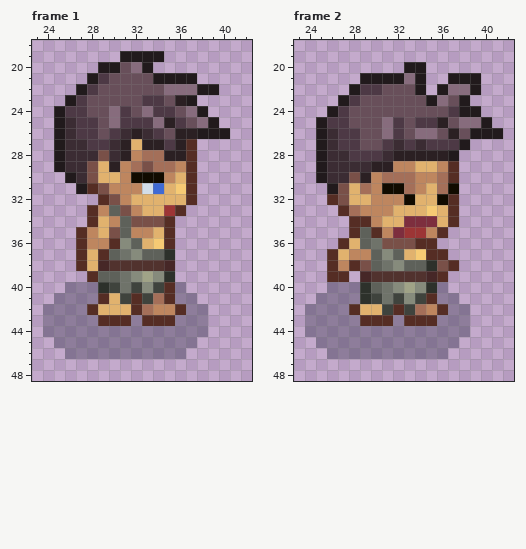
One commit to this pixel-art file: Assets/Imported/Swordsmen/asperite_no_sword/Swordsman_lvl1_Hurt/Swordsman_lvl1_Hurt_side_right.aseprite. That is the earlier state.
64x64 pixels, 5 frames. Colours within 5 levels of each other are drawn and written as one. Shown: frame 1: x 23..42, y 18..48; frame 2: x 23..42, y 18..48. The commit also changed other frames, which this record leaves out.
Once edited:
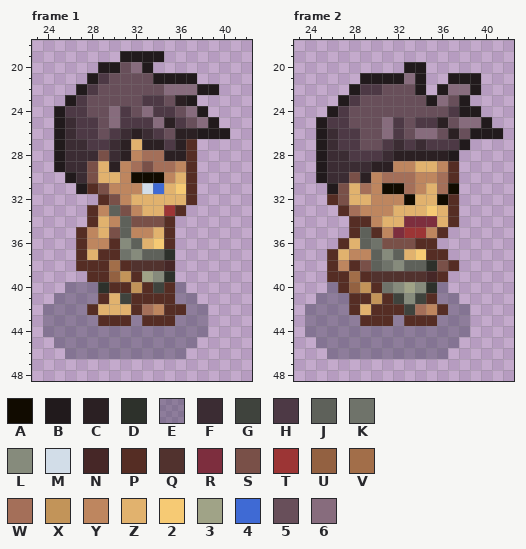
Palette (. is transparent): A #110b00  B #211a1c  C #2b2023  D #2d312b  E #28293f59  F #3b2c33  G #3f433d  H #4d3945  J #5e615a  K #6f736a  L #868b7c  M #d2dde8  N #462727  P #552d24  Q #51322e  R #7d2e3e  S #795048  T #9c3535  U #936141  V #a26e49  W #a46f59  X #c29459  Y #be865f  Z #e1b26e  2 #f6ca74  3 #a0a387  4 #3f6ad4  5 #684f5a  6 #876c7d
What changed:
{"change": "layer \"sword\" now shown"}
{"where": "frame 1, layer \"sword\""}
{"frame":1,"y":37,"x":30,"old":"J","new":"P"}
{"frame":1,"y":38,"x":28,"old":"ZNQQ","new":"PPVP"}
{"frame":1,"y":39,"x":29,"old":"JJKL","new":"PUXP"}
{"frame":1,"y":40,"x":30,"old":"GKGL","new":"PPXP"}
{"frame":1,"y":41,"x":33,"old":"GW","new":"PP"}
{"frame":1,"y":42,"x":35,"old":"Y","new":"P"}
{"where": "frame 2, layer \"sword\""}
{"frame":2,"y":39,"x":28,"old":".N","new":"VP"}
{"frame":2,"y":40,"x":27,"old":"EEDJ","new":"PUXP"}
{"frame":2,"y":41,"x":28,"old":"EDGK","new":"PPXP"}
{"frame":2,"y":42,"x":30,"old":"ZG","new":"PP"}
{"label":"changed","picture_box":[87,249,175,315]}
{"label":"changed","picture_box":[338,271,393,315]}
